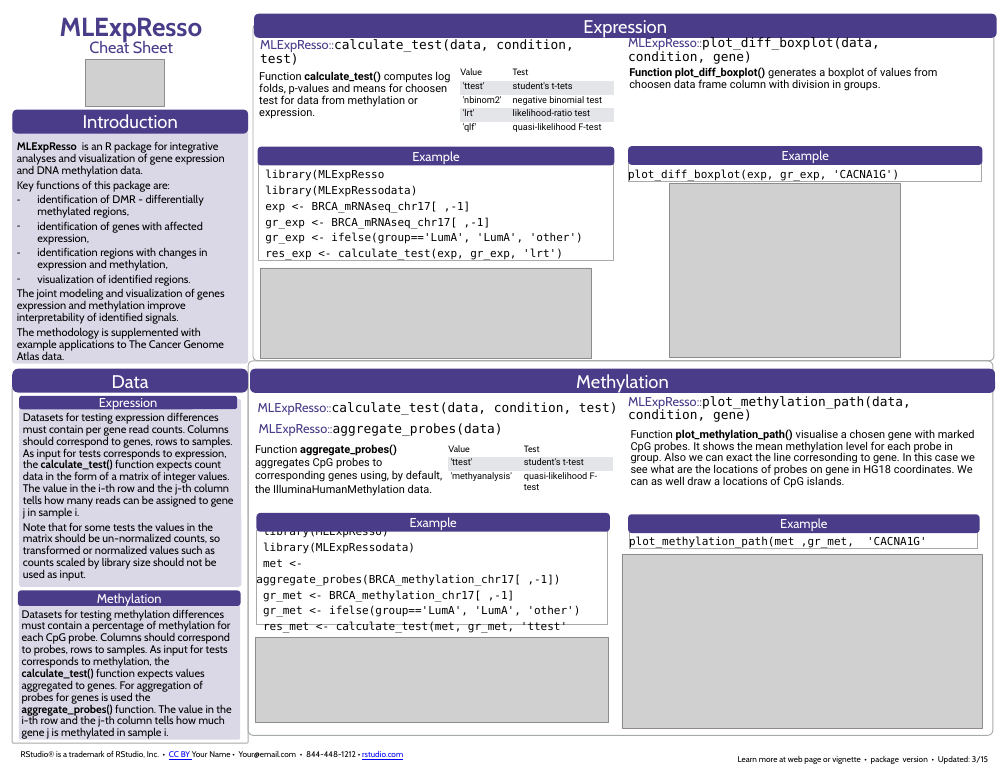
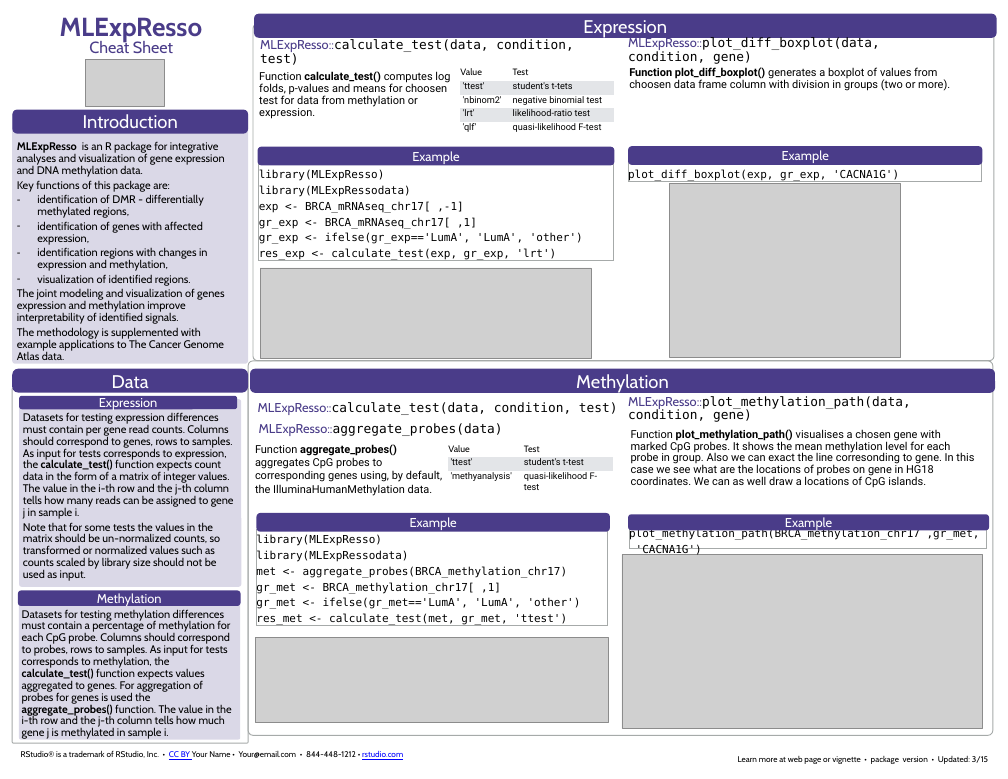
Before and after one commit to geneticsMiNIng/MLGenSig, a slide deck: slide 1 of Cheatsheet/MLExpResso-cheatsheet.pptx. Drawn at 1008x779 pixels with LibreOffice and Linux fonts; fonts in the diff are those of the drawing; grey boxes stand for pictures. Boxes give left, top, right and bottom in pixels: in the first picture for what was removed or moved away, otherwise in the second. Text is boxed around its words. In the diff, an @@ line names an element or a change of style, - is before the commit and + after.

```diff
--- a/Cheatsheet/MLExpResso-cheatsheet.pptx
+++ b/Cheatsheet/MLExpResso-cheatsheet.pptx
@@ text at <box>629,67,950,91</box>: text changed @@
-Function plot_diff_boxplot() generates a boxplot of values from choosen data frame column with division in groups.
+Function plot_diff_boxplot() generates a boxplot of values from choosen data frame column with division in groups (two or more).
@@ text in rectangle at <box>259,169,385,181</box>: text changed @@
-library(MLExpResso
+library(MLExpResso)
@@ text in rectangle at <box>259,217,583,244</box>: text changed @@
-gr_exp <- BRCA_mRNAseq_chr17[ ,-1]
-gr_exp <- ifelse(group=='LumA', 'LumA', 'other')
+gr_exp <- BRCA_mRNAseq_chr17[ ,1]
+gr_exp <- ifelse(gr_exp=='LumA', 'LumA', 'other')
@@ text at <box>631,429,974,488</box>: text changed @@
-Function plot_methylation_path() visualise a chosen gene with marked CpG probes. It shows the mean methylation level for each probe in group. Also we can exact the line corresonding to gene. In this case we see what are the locations of probes on gene in HG18 coordinates. We can as well draw a locations of CpG islands.
+Function plot_methylation_path() visualises a chosen gene with marked CpG probes. It shows the mean methylation level for each probe in group. Also we can exact the line corresonding to gene. In this case we see what are the locations of probes on gene in HG18 coordinates. We can as well draw a locations of CpG islands.
@@ rounded rectangle "Example": place and size @@
-rounded rectangle "Example" at <box>628,514,980,533</box>
+rounded rectangle "Example" at <box>628,514,989,530</box>
@@ text in rectangle at <box>629,529,980,555</box>: text changed @@
-plot_methylation_path(met ,gr_met, 'CACNA1G'
+plot_methylation_path(BRCA_methylation_chr17 ,gr_met, 'CACNA1G')
@@ rectangle "plot_methylation_path(BRCA_methylation_chr17 ,gr_met, 'CACNA ...": place and size @@
-rectangle "plot_methylation_path(BRCA_methylation_chr17 ,gr_met, 'CACNA ..." at <box>629,518,978,548</box>
+rectangle "plot_methylation_path(BRCA_methylation_chr17 ,gr_met, 'CACNA ..." at <box>629,518,986,548</box>
@@ text in rectangle at <box>256,566,581,626</box>: text changed @@
-met <- aggregate_probes(BRCA_methylation_chr17[ ,-1])
-gr_met <- BRCA_methylation_chr17[ ,-1]
-gr_met <- ifelse(group=='LumA', 'LumA', 'other')
-res_met <- calculate_test(met, gr_met, 'ttest'
+met <- aggregate_probes(BRCA_methylation_chr17)
+gr_met <- BRCA_methylation_chr17[ ,1]
+gr_met <- ifelse(gr_met=='LumA', 'LumA', 'other')
+res_met <- calculate_test(met, gr_met, 'ttest')
```
Also in this commit, not shown: 1 other file.
